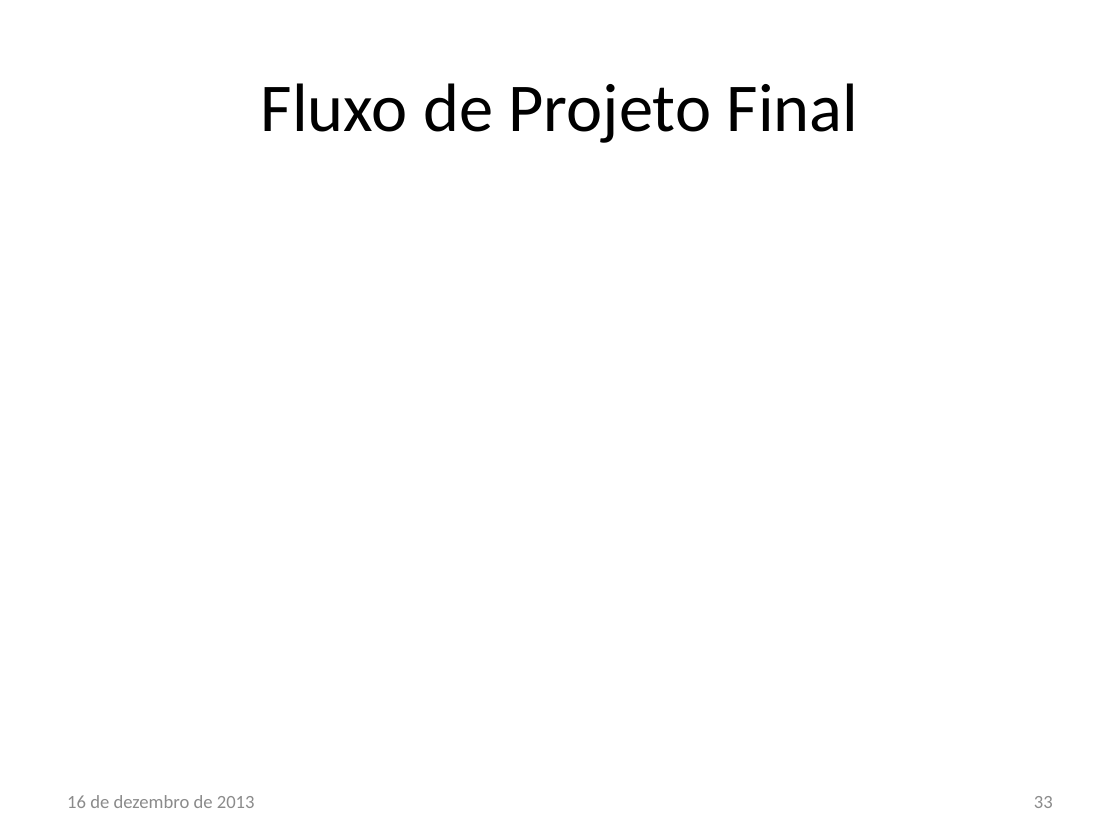
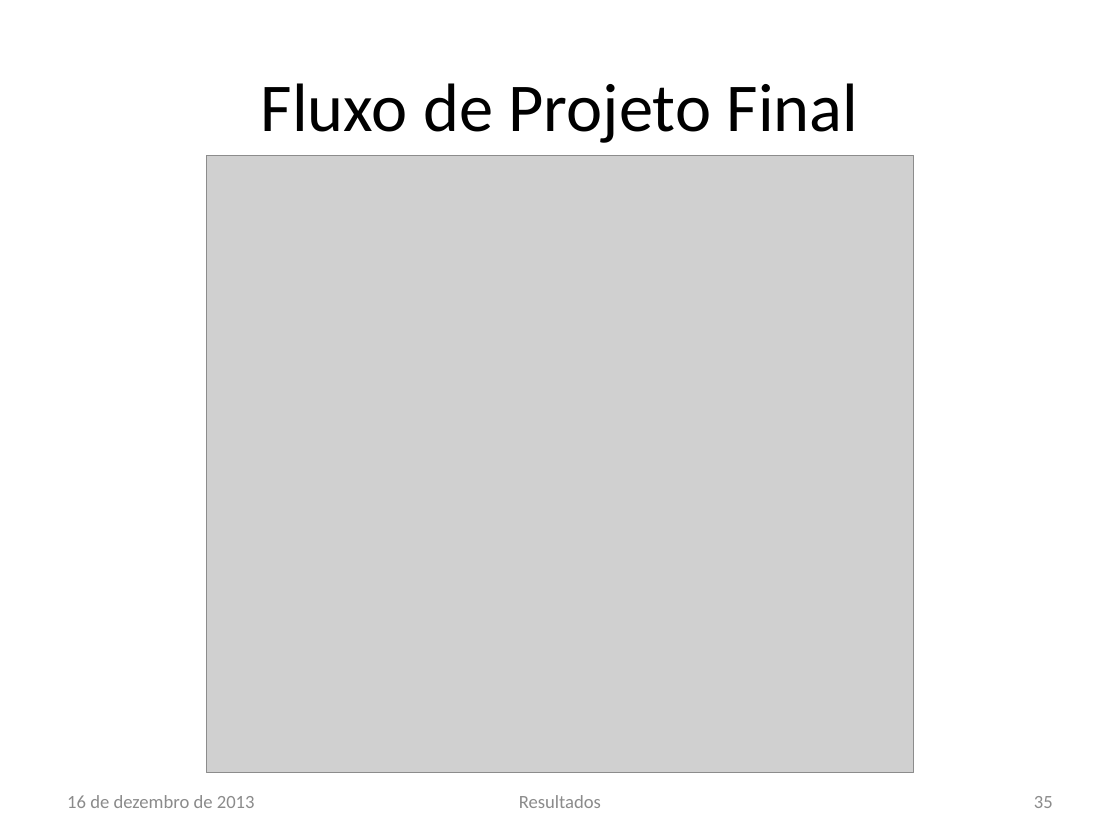
Before and after one commit to lsoliveira459/tg2, a slide deck: slide 35 of Apresentação/Estudo e Implementação de Reconfiguração Dinâmica.pptx (slide 33 before the commit). Drawn at 1120x840 pixels with LibreOffice and Linux fonts; fonts in the diff are those of the drawing; grey boxes stand for pictures; background and template pictures are left out. Boxes give left, top, right and bottom in pixels: in the first picture for what was removed or moved away, otherwise in the second. Text is boxed around its words. In the diff, an @@ line names an element or a change of style, - is before the commit and + after.

```diff
--- a/Apresentação/Estudo e Implementação de Reconfiguração Dinâmica.pptx
+++ b/Apresentação/Estudo e Implementação de Reconfiguração Dinâmica.pptx
@@ picture added at [206,156,914,773] @@
@@ text added at [519,795,601,808], 12 pt, text #8C8C8C @@
+Resultados
@@ page number at [1034,796,1053,808]: text changed @@
-33
+35
```
Also in this commit, not shown: 10 other slides changed, 2 slides added, 4 other files.
